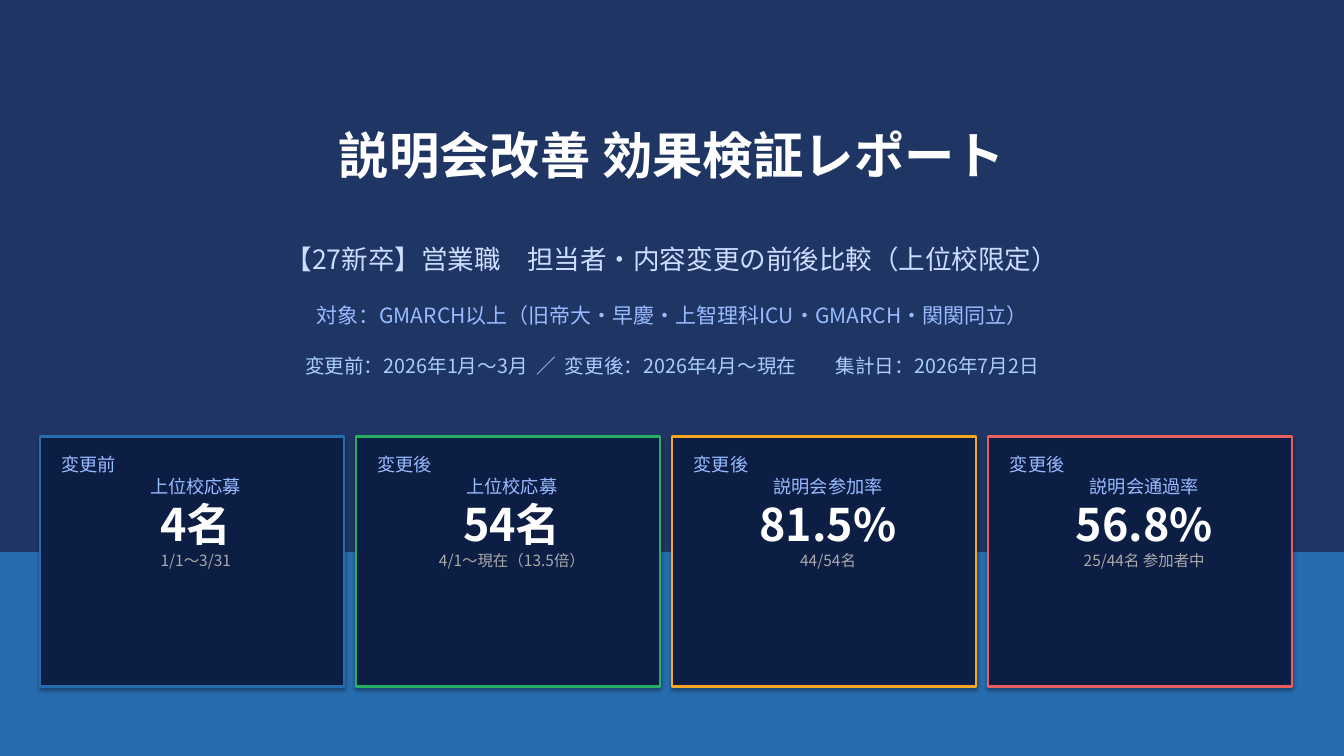
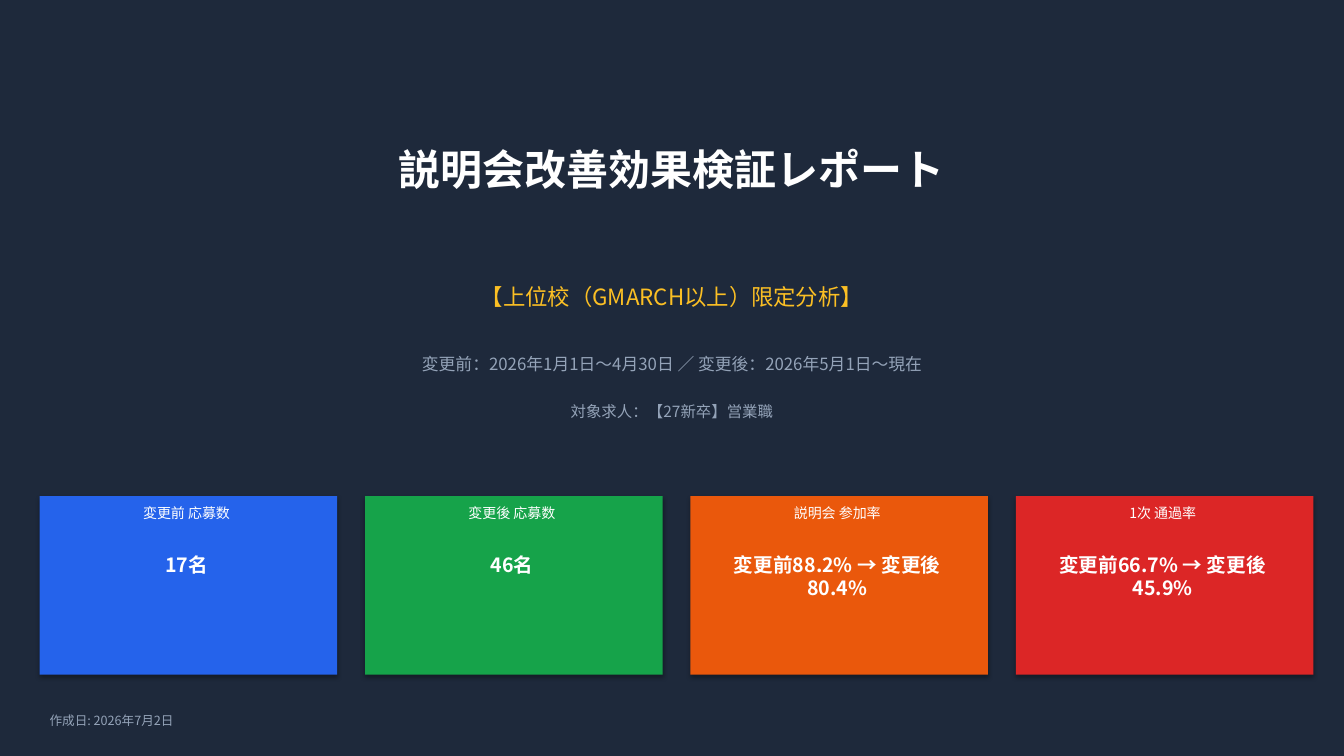
Before and after one commit to syoukaku007-star/daiki, a slide deck: slide 1 of 説明会改善効果検証レポート_2026.pptx. Drawn at 1344x756 pixels with LibreOffice and Linux fonts; fonts in the diff are those of the drawing. Boxes give left, top, right and bottom in pixels: in the first picture for what was removed or moved away, otherwise in the second. Text is boxed around its words. In the diff, an @@ line names an element or a change of style, - is before the commit and + after.

```diff
--- a/説明会改善効果検証レポート_2026.pptx
+++ b/説明会改善効果検証レポート_2026.pptx
@@ rectangle at box(0, 0, 1344, 756): fill #1F3564 to #1E293B @@
@@ text at box(399, 148, 945, 189): text changed; size 36 to 30 pt @@
-説明会改善 効果検証レポート
+説明会改善効果検証レポート
@@ text at box(481, 286, 863, 307): text changed; size 19 to 16 pt; text colour #CCDDFF to #FBBF24 @@
-【27新卒】営業職 担当者・内容変更の前後比較（上位校限定）
+【上位校（GMARCH以上）限定分析】
@@ text at box(422, 356, 922, 372): text changed; size 14 to 12 pt; text colour #AACCFF to #94A3B8 @@
-変更前：2026年1月〜3月 ／ 変更後：2026年4月〜現在 集計日：2026年7月2日
+変更前：2026年1月1日〜4月30日 ／ 変更後：2026年5月1日〜現在
@@ text at box(571, 404, 773, 418): text changed; size 15 to 11 pt; text colour #99BBFF to #94A3B8 @@
-対象：GMARCH以上（旧帝大・早慶・上智理科ICU・GMARCH・関関同立）
+対象求人：【27新卒】営業職
@@ rectangle: place and size @@
-rectangle at box(39, 437, 344, 687)
+rectangle at box(39, 496, 337, 675)
@@ rectangle at box(39, 496, 337, 675): fill #0D1E45 to #2563EB; outline #276CAE 1.5 pt to none @@
@@ text added at box(143, 506, 230, 519), 10 pt, text #FFFFFF @@
+変更前 応募数
@@ rectangle: place and size @@
-rectangle at box(356, 437, 660, 687)
+rectangle at box(365, 496, 662, 675)
@@ rectangle at box(365, 496, 662, 675): fill #0D1E45 to #16A34A; outline #27AE60 1.5 pt to none @@
@@ text at box(468, 506, 555, 519): text changed; size 11 to 10 pt; text colour #AAAAAA to #FFFFFF @@
-変更後
-上位校応募
-54名
-4/1〜現在（13.5倍）
+変更後 応募数
@@ rectangle: place and size @@
-rectangle at box(673, 437, 977, 687)
+rectangle at box(691, 496, 988, 675)
@@ rectangle at box(691, 496, 988, 675): fill #0D1E45 to #EA580C; outline #F5A623 1.5 pt to none @@
@@ text at box(794, 506, 881, 519): text changed; size 13 to 10 pt; text colour #99BBFF to #FFFFFF @@
-変更後
-説明会参加率
-81.5%
-44/54名
+説明会 参加率
@@ rectangle: place and size @@
-rectangle at box(988, 437, 1293, 687)
+rectangle at box(1016, 496, 1314, 675)
@@ rectangle at box(1016, 496, 1314, 675): fill #0D1E45 to #DC2626; outline #E85D5D 1.5 pt to none @@
@@ text added at box(1129, 506, 1196, 519), 10 pt, text #FFFFFF @@
+1次 通過率
@@ rectangle removed at box(0, 552, 1344, 755) @@
@@ text at box(165, 555, 208, 574): text changed; size 13 to 14 pt; text colour #99BBFF to #FFFFFF; bold on @@
-変更前
-上位校応募
-4名
-1/1〜3/31
+17名
@@ text added at box(490, 555, 533, 574), 14 pt, text #FFFFFF, bold @@
+46名
@@ text at box(734, 555, 941, 596): text changed; size 11 to 14 pt; text colour #AAAAAA to #FFFFFF; bold on @@
-変更後
-説明会通過率
-56.8%
-25/44名 参加者中
+変更前88.2% → 変更後80.4%
@@ text added at box(1059, 555, 1266, 596), 14 pt, text #FFFFFF, bold @@
+変更前66.7% → 変更後45.9%
@@ text added at box(50, 714, 174, 726), 9 pt, text #94A3B8 @@
+作成日: 2026年7月2日
```
Also in this commit, not shown: 2 other slides changed, 5 slides added, 5 slides removed.
